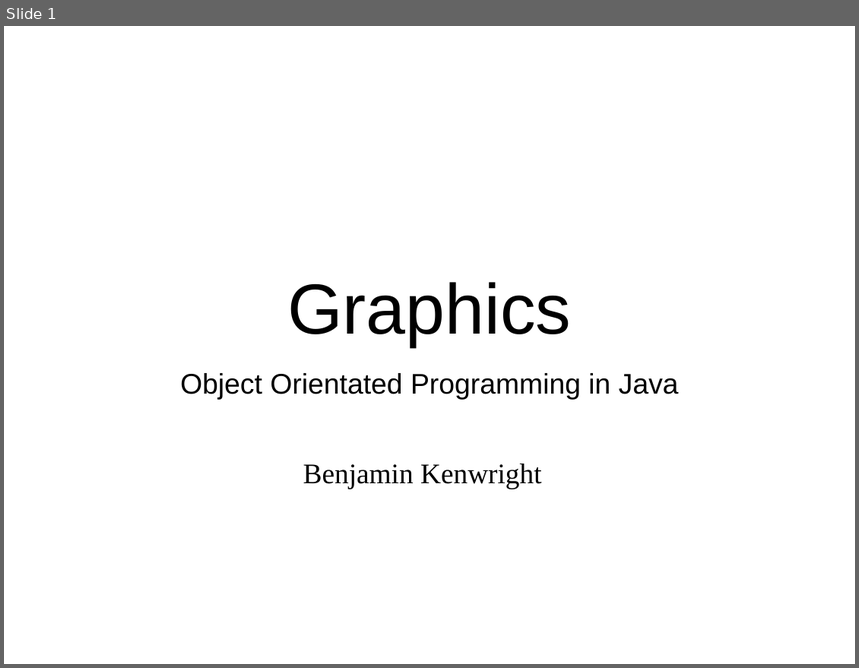
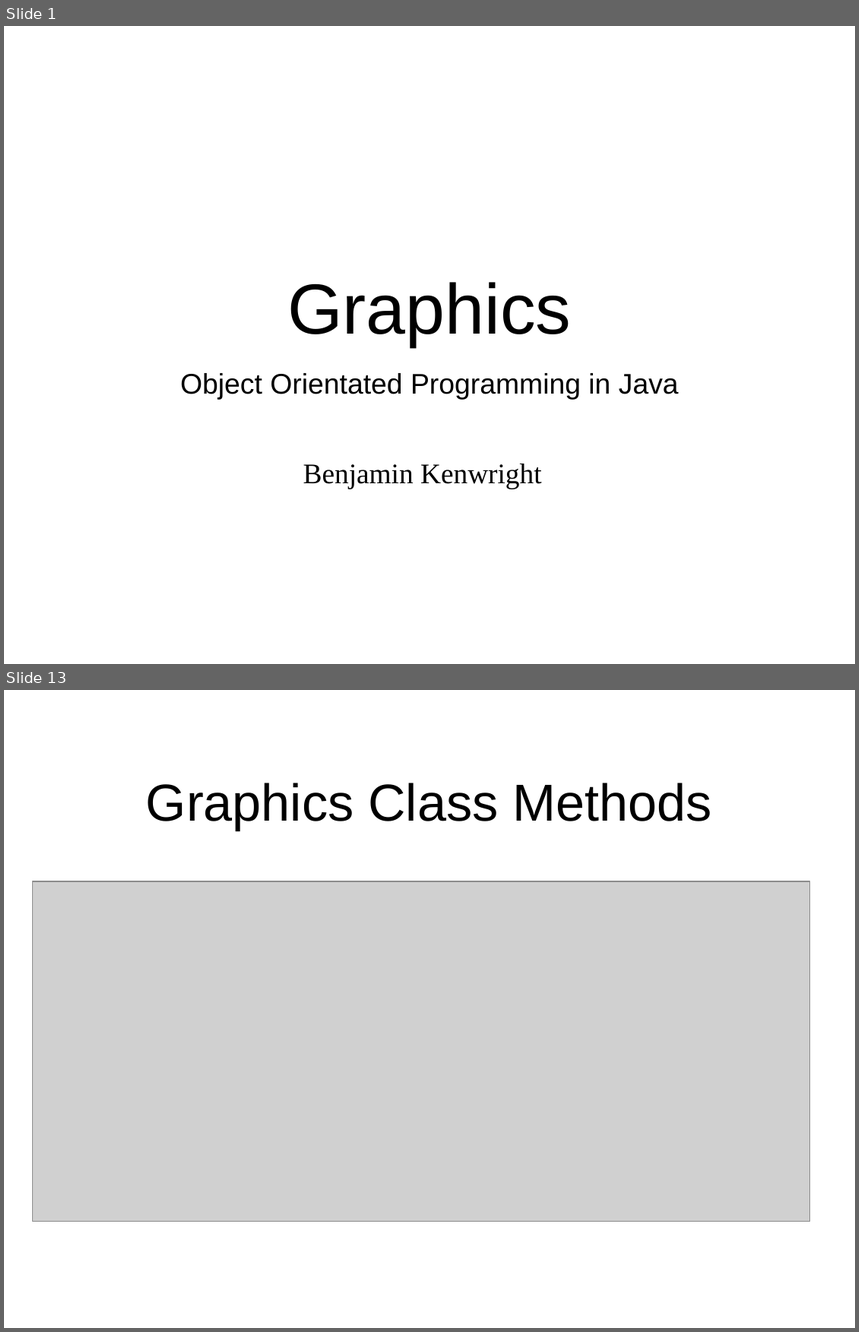
Before and after one commit to octaviordz/zjnu2017.github.io, a slide deck: OOP/lectures/080--Graphics.pptx. Shown one above the other, each under a label of ours: slide 1 before the commit, slides 1 and 13 after it; the slides between them are not shown. The pictures are 859x668 and 859x1332 pixels, drawn with LibreOffice and Linux fonts; fonts in the diff are those of the drawing; grey boxes stand for pictures. Boxes give left, top, right and bottom in pixels: in the first picture for what was removed or moved away, otherwise in the second. Text is boxed around its words. In the diff, an @@ line names an element or a change of style, - is before the commit and + after.

Commit message:
Graphics lecture.

```diff
--- a/OOP/lectures/080--Graphics.pptx
+++ b/OOP/lectures/080--Graphics.pptx
@@ slide 13 added at <box>4,690,855,1328</box>, background #FFFFFF @@
@@ title added at <box>146,783,712,830</box>, 44 pt, text #000000 @@
+Graphics Class Methods
@@ picture added at <box>32,882,810,1222</box> @@
```
Also in this commit, not shown: 3 slides changed, 28 other slides added, 1 slide removed, 1 other file.
